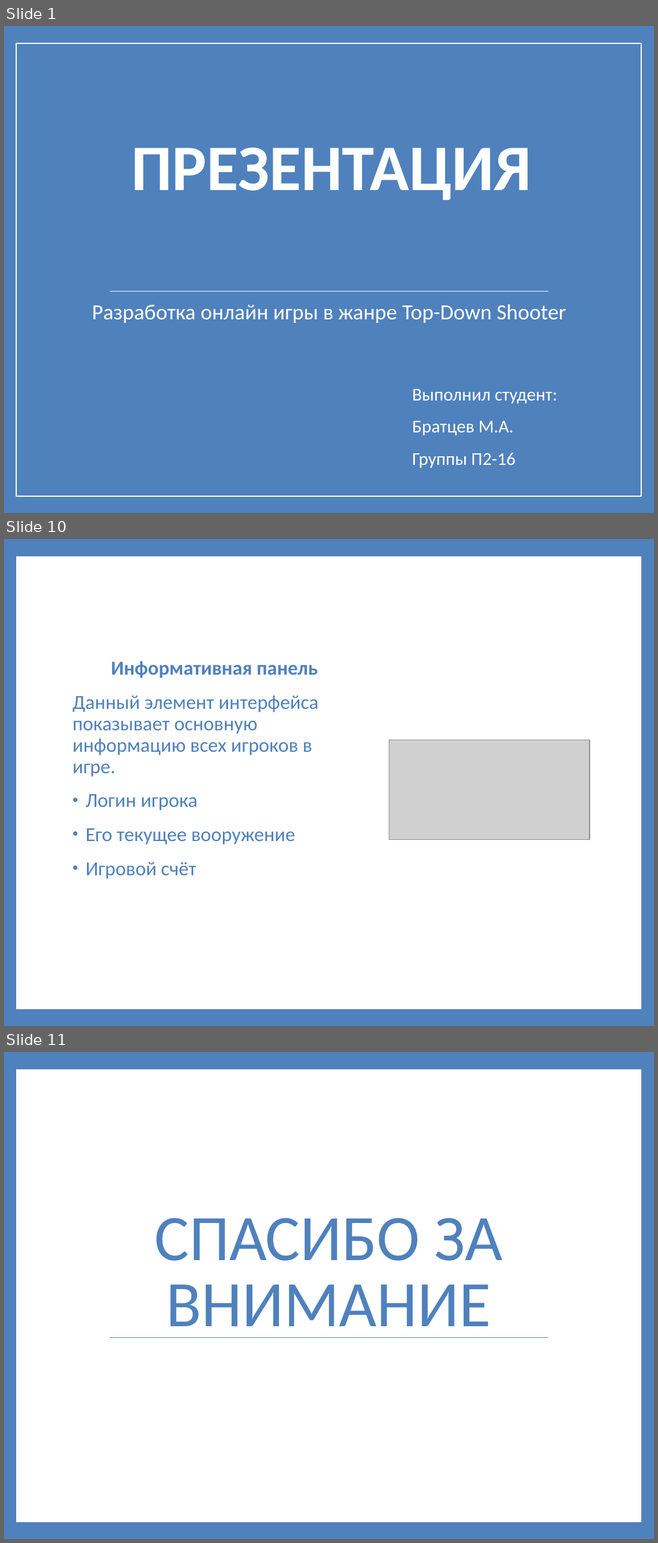
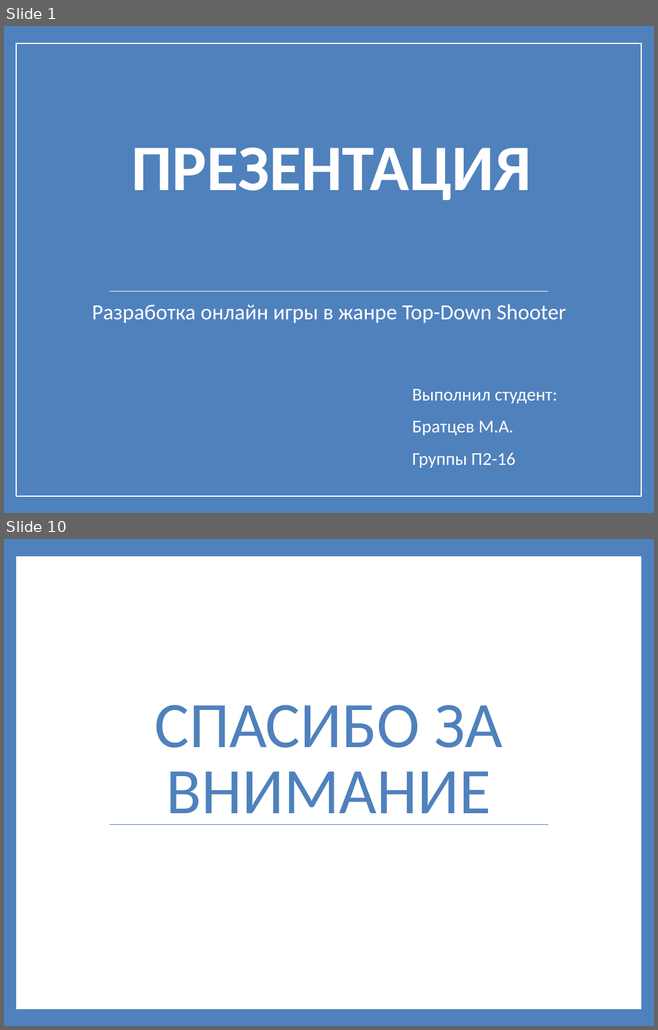
Before and after one commit to prog-kkkmt/pdp-p2-16, a slide deck: Презентация Братцев.pptx. Shown one above the other, each under a label of ours: slides 1, 10 and 11 before the commit, slides 1 and 10 after it; the slides between them are not shown. The pictures are 658x1543 and 658x1030 pixels, drawn with LibreOffice and Linux fonts; fonts in the diff are those of the drawing; grey boxes stand for pictures. Boxes give left, top, right and bottom in pixels: in the first picture for what was removed or moved away, otherwise in the second. Text is boxed around its words. In the diff, an @@ line names an element or a change of style, - is before the commit and + after.

```diff
--- a/Презентация Братцев.pptx
+++ b/Презентация Братцев.pptx
@@ slide 10 removed at (x1=4, y1=539, x2=654, y2=1026), background #4F81BD; not listed: 1 template element that a slide beside it also shows @@
@@ text removed at (x1=72, y1=661, x2=318, y2=879) @@
-Информативная панель
-Данный элемент интерфейса показывает основную информацию всех игроков в игре.
-• Логин игрока
-• Его текущее вооружение
-• Игровой счёт
@@ picture removed at (x1=389, y1=740, x2=589, y2=840) @@
@@ what was slide 11 is now slide 10 @@
```
Also in this commit, not shown: 8 slides added, 8 other slides removed.
